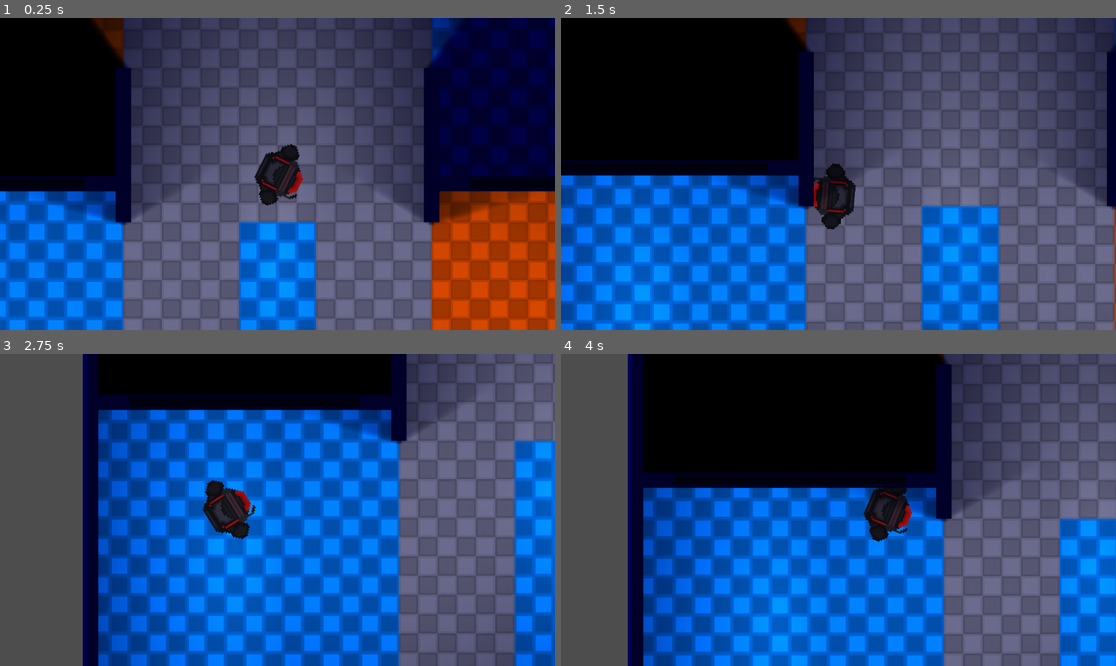
Above: before the commit, frames 1-4 (two rows, left to right).
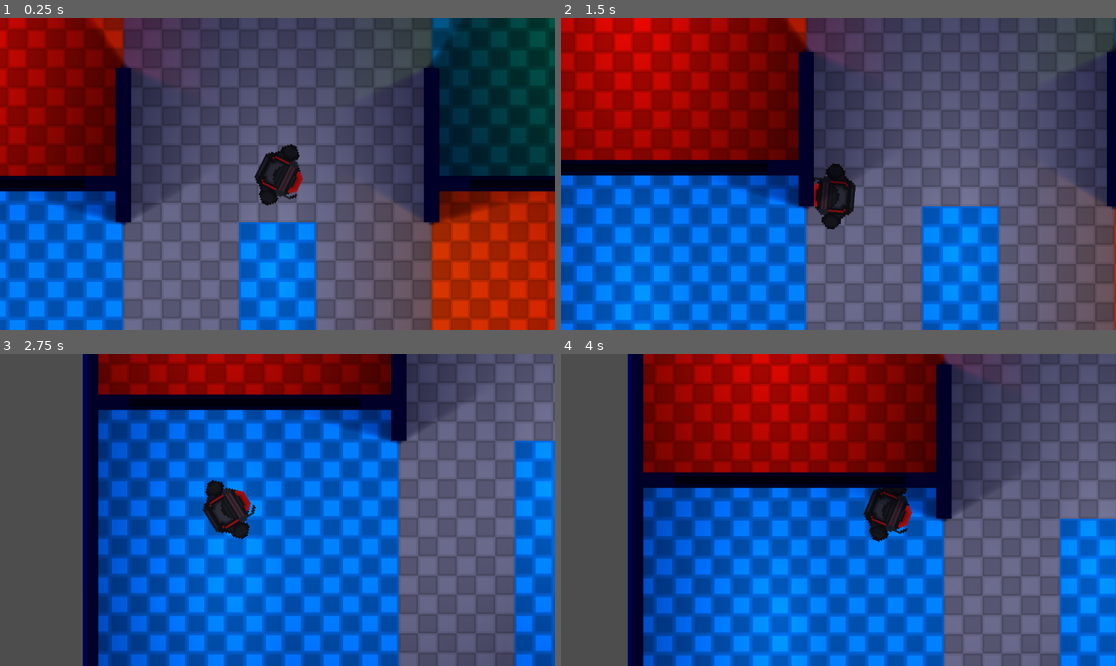
Above: after the commit, the same moments.

Repository: EliasLunden-TIVI/Project-Zero-Reloaded
Game: Godot game, scene res://Scenes/Testing/Testing.tscn
The game is run twice, just before and just after one commit, with the same random seed, the same clock (stepped at 60 frames per second) and the same inputs. The project has no main scene, so this scene is started directly.
Inputs (mouse positions are in pixels of both pictures, inside the frame that each line leads up to):
- Up to frame 1 (0.25 s): no input
- Up to frame 2 (1.5 s): tap Enter at 0.5 s; move the mouse to (960, 158) at 0.52 s; hold A (Movement_Right) 0.53-1.28 s; hold Shift (Movement_Sprint) 0.53-1.28 s; move the mouse to (727, 189) at 1.27 s; hold S (Movement_Down) from 1.28 s (still down); tap Shift (Movement_Sprint) at 1.35 s
- Up to frame 3 (2.75 s): move the mouse to (333, 441) at 2.02 s; release S (Movement_Down) at 2.03 s; hold A (Movement_Right) from 2.03 s (still down); hold Shift (Movement_Sprint) from 2.03 s (still down)
- Up to frame 4 (4 s): move the mouse to (810, 572) at 2.77 s; release A (Movement_Right) at 2.78 s; release Shift (Movement_Sprint) at 2.78 s; hold W (Movement_Up) 2.78-3.53 s; tap Shift (Movement_Sprint) at 2.85 s; move the mouse to (1005, 556) at 3.52 s; hold D (Movement_Left) from 3.53 s (still down); hold Shift (Movement_Sprint) from 3.53 s (still down)

The runs differ from the first frame. In frame 1, 29% of the frame differs, in the area x 0-100%, y 0-100%; in frame 2, 25%; in frame 3, 6.9%; in frame 4, 20%.

Commit message:
Tweaks to testing scene
- Tweaks to testing scene
- Misc comment changes

Diff:
--- a/Scenes/Testing/Testing.tscn
+++ b/Scenes/Testing/Testing.tscn
@@ -125,6 +125,23 @@
 [node name="PointLight2D3" type="PointLight2D" parent="." unique_id=1247815159]
 position = Vector2(2250, 150)
 scale = Vector2(26.562498, 26.5625)
+color = Color(1, 0.5176471, 0, 1)
+shadow_enabled = true
+shadow_filter = 2
+texture = SubResource("GradientTexture2D_7tyv7")
+
+[node name="PointLight2D4" type="PointLight2D" parent="." unique_id=792219493]
+position = Vector2(-1100, -1599.9999)
+scale = Vector2(26.562498, 26.5625)
+color = Color(1, 0.113473944, 0.16066167, 1)
+shadow_enabled = true
+shadow_filter = 2
+texture = SubResource("GradientTexture2D_7tyv7")
+
+[node name="PointLight2D5" type="PointLight2D" parent="." unique_id=2014112320]
+position = Vector2(2200, -1599.9999)
+scale = Vector2(26.562498, 26.5625)
+color = Color(0.37078658, 0.6275275, 9.62615e-07, 1)
 shadow_enabled = true
 shadow_filter = 2
 texture = SubResource("GradientTexture2D_7tyv7")
--- a/Scripts/Player/Player-core.gd
+++ b/Scripts/Player/Player-core.gd
@@ -1,6 +1,6 @@
 extends CharacterBody2D
 
-# MOVEMENT #
+### MOVEMENT ###
 
 # CURRENT PLAYER SPEED
 var SPEED: float
@@ -12,9 +12,6 @@
 @export var BASESPRINTSPEED: float = 1500
 # IF PLAYER MOVEMENT IS ENABLED
 @export var MovementActive: bool = true
-
-# SIGNAL RESOURCES
-
 
 func _ready() -> void:
 	pass
@@ -49,4 +46,4 @@
 		# Independent aim direction
 	var mouse_position = get_global_mouse_position()
 		# TURN PLAYER TO FACE CURSOR
-	rotation = global_position.direction_to(mouse_position).angle() + PI / 2
+	rotation = global_position.direction_to(mouse_position).angle() + PI / 2 # PI / 2 fixes rotation offset
